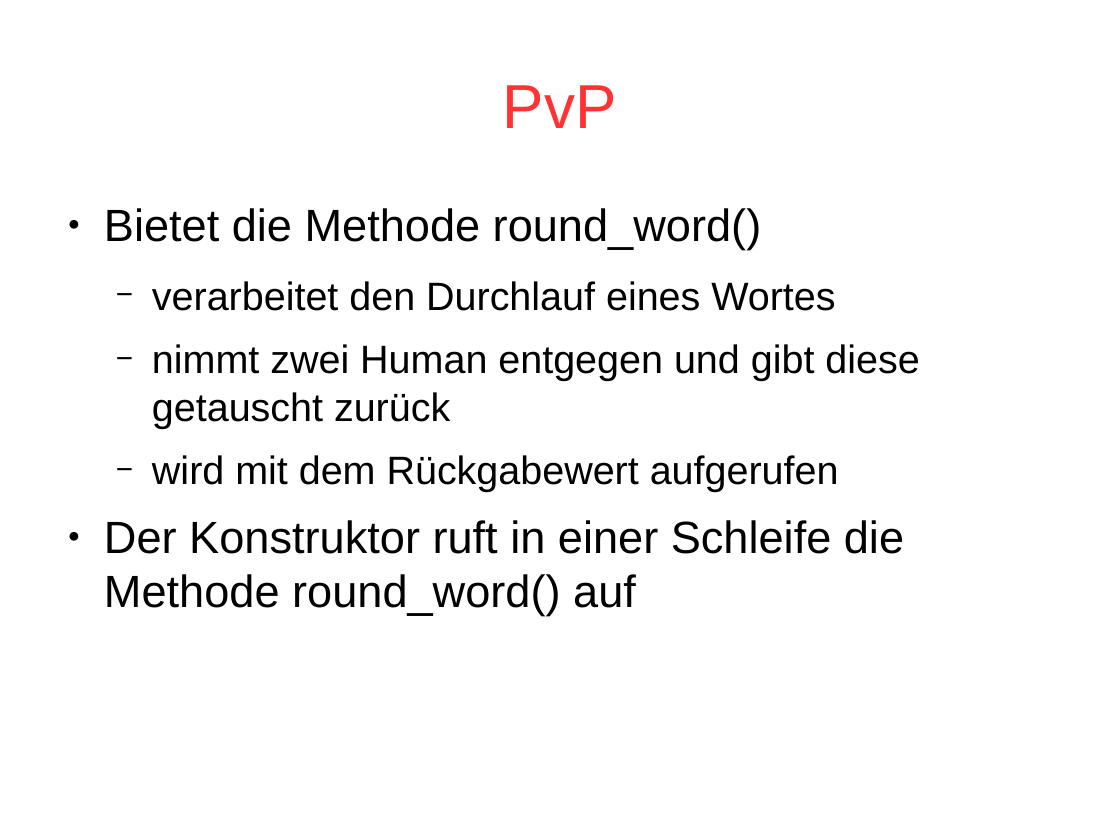
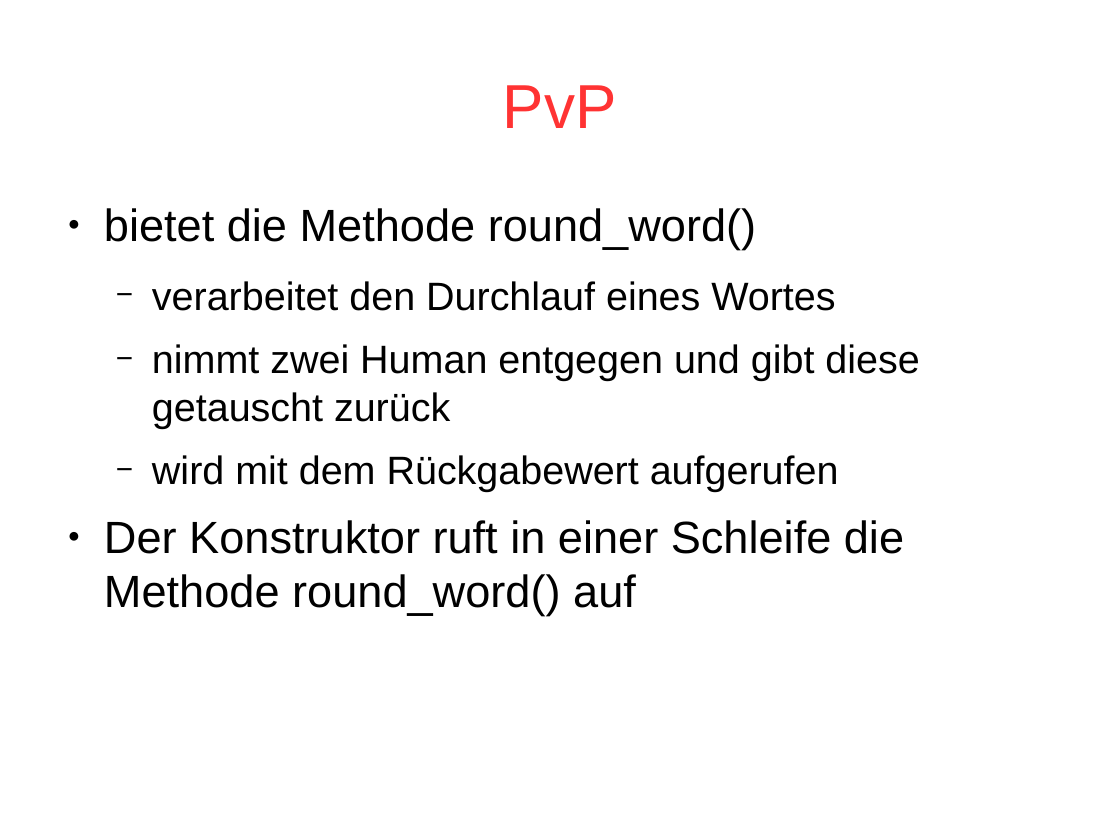
Before and after one commit to dodonator/hangman_java, a slide deck: slide 13 of Hangman.odp (slide 12 before the commit). Drawn at 1120x840 pixels with LibreOffice and Linux fonts; fonts in the diff are those of the drawing. Boxes give left, top, right and bottom in pixels: in the first picture for what was removed or moved away, otherwise in the second. Text is boxed around its words. In the diff, an @@ line names an element or a change of style, - is before the commit and + after.

```diff
--- a/Hangman.odp
+++ b/Hangman.odp
@@ text at bbox=[104, 208, 757, 250]: text changed @@
-● Bietet die Methode round_word()
+● bietet die Methode round_word()
```
Also in this commit, not shown: 1 other slide changed, 2 slides added, 14 other files.
